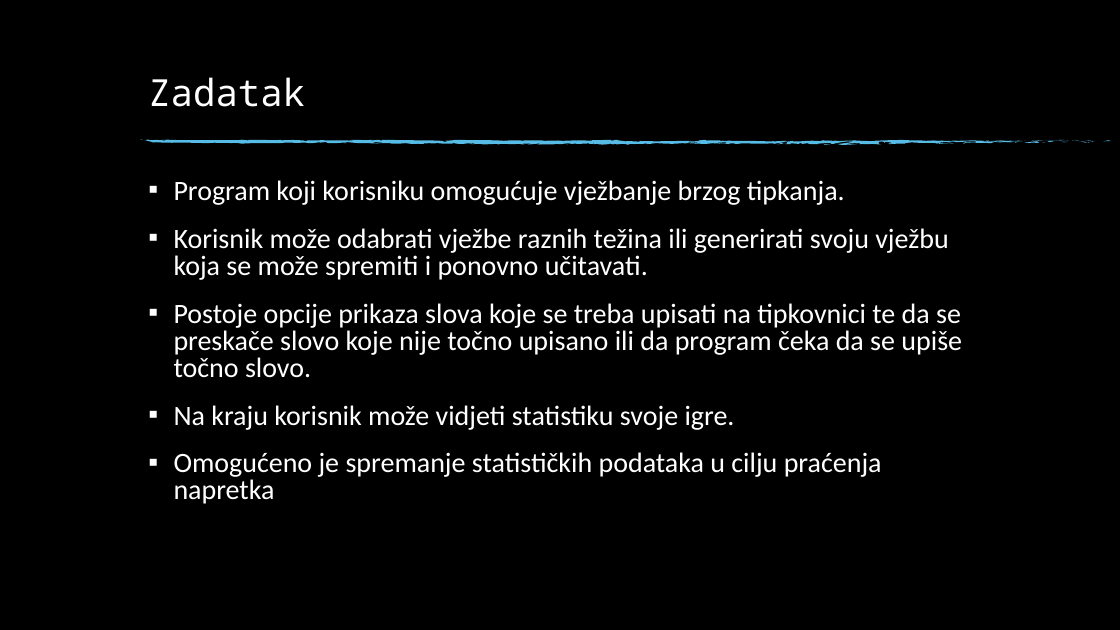
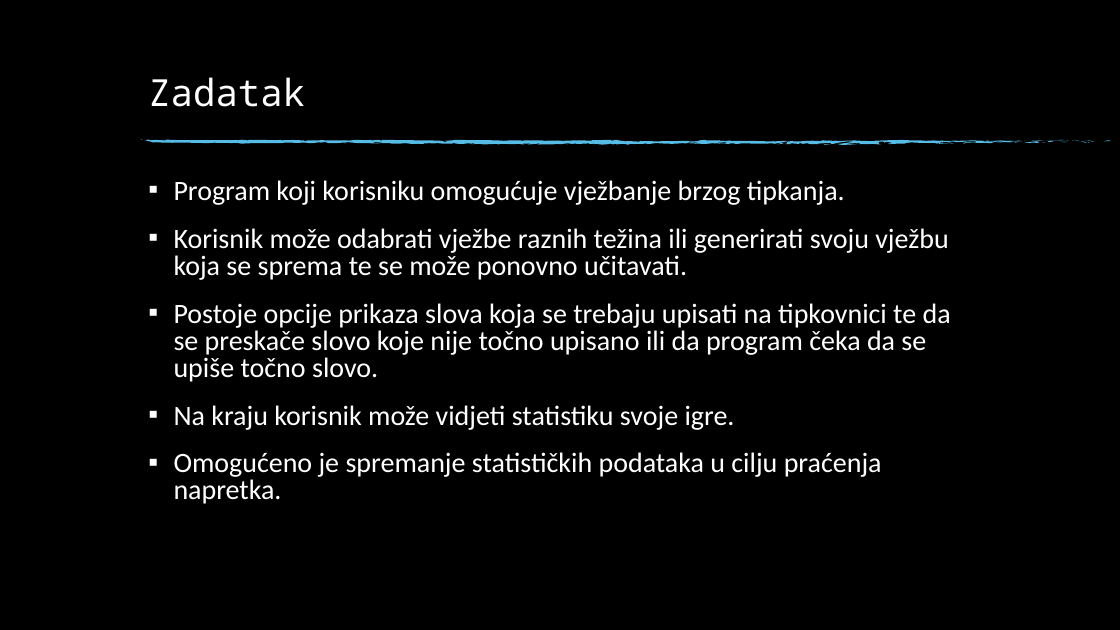
Before and after one commit to katarinasupe/RP3_Daktilograf, a slide deck: slide 2 of DAKTILOGRAF.pptx. Drawn at 1120x630 pixels with LibreOffice and Linux fonts; fonts in the diff are those of the drawing; background and template pictures are left out. Boxes give left, top, right and bottom in pixels: in the first picture for what was removed or moved away, otherwise in the second. Text is boxed around its words. In the diff, an @@ line names an element or a change of style, - is before the commit and + after.

Commit message:
ucitaj svoju vjezbu enable fixed i prezentacija

```diff
--- a/DAKTILOGRAF.pptx
+++ b/DAKTILOGRAF.pptx
@@ text at (174, 228, 951, 382): text changed @@
-▪ Korisnik može odabrati vježbe raznih težina ili generirati svoju vježbu koja se može spremiti i ponovno učitavati.
-▪ Postoje opcije prikaza slova koje se treba upisati na tipkovnici te da se preskače slovo koje nije točno upisano ili da program čeka da se upiše točno slovo.
+▪ Korisnik može odabrati vježbe raznih težina ili generirati svoju vježbu koja se sprema te se može ponovno učitavati.
+▪ Postoje opcije prikaza slova koja se trebaju upisati na tipkovnici te da se preskače slovo koje nije točno upisano ili da program čeka da se upiše točno slovo.
@@ text at (174, 452, 882, 504): text changed @@
-▪ Omogućeno je spremanje statističkih podataka u cilju praćenja napretka
+▪ Omogućeno je spremanje statističkih podataka u cilju praćenja napretka.
```
Also in this commit, not shown: 8 other slides changed, 6 slides added, 2 slides removed, 28 other files.
